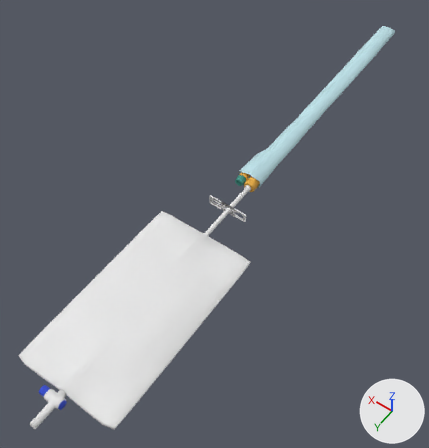
The FBX model care-up/Assets/_Models/catheter_Supertubular_InHands.fbx as it was, and as the next commit left it.
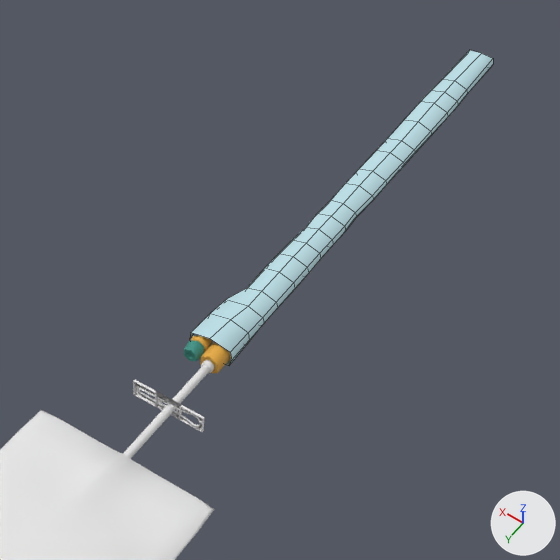
There are two pictures of each version: one whole from a 50 mm camera at (-0.319, 0.545, 0.705) aimed at (0.027, 0.061, -0.056), one close up on the part from 33% to 100% of the width and 0% to 64% of the height. Arrows for +X, +Y and +Z are at lower right; the lights stay in place. The close-ups show mesh edges as thin lines. Where no turn or scale is listed for an object, it has been applied to the vertices.

In view in the first close-up: 'catInner', 'catheter', 'catheter_bag'.
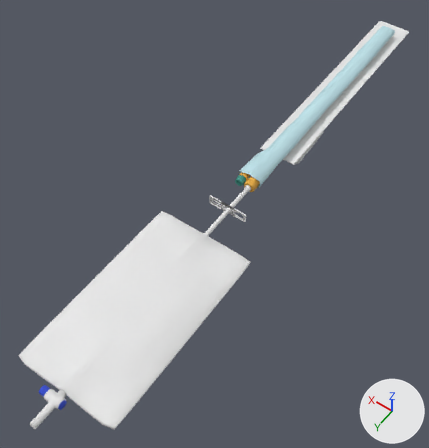
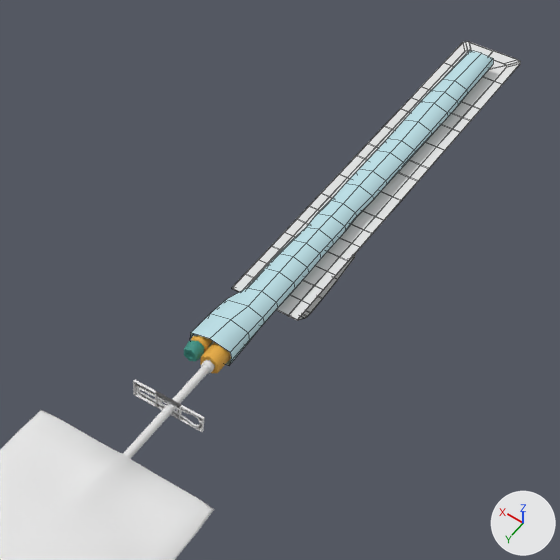
Location of each change, [x1, y1, x2, y2] in pixels of the close-ups (560 x 560 px):
'catCoverOpened_', added
    after: [232, 41, 520, 320]

The change in detail:
Material 'Material.012' (mat_material_012) is new.
Its base color is (0.8, 0.8, 0.8) (white #e7e7e7).
Its roughness is 0.69.
Mesh me_plane_022 is new.
It has 266 vertices, 264 faces and spans x -0.025..0.041, y -0.308..0.15, z -0.024..-0.01.
It uses material mat_material_012 (its picture is missing).
Object 'catCoverOpened_' (ob_catcoveropened) is new; it shows me_plane_022.
Its location is (-0.0026, -0.2382, 0.0).
